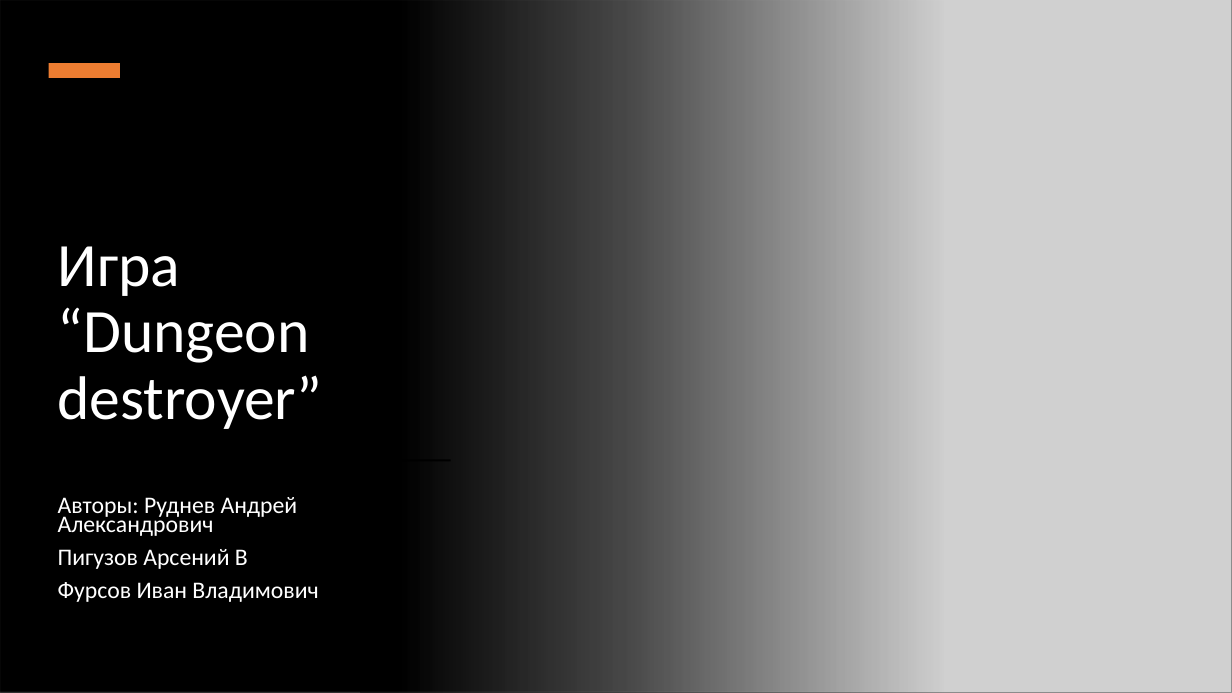
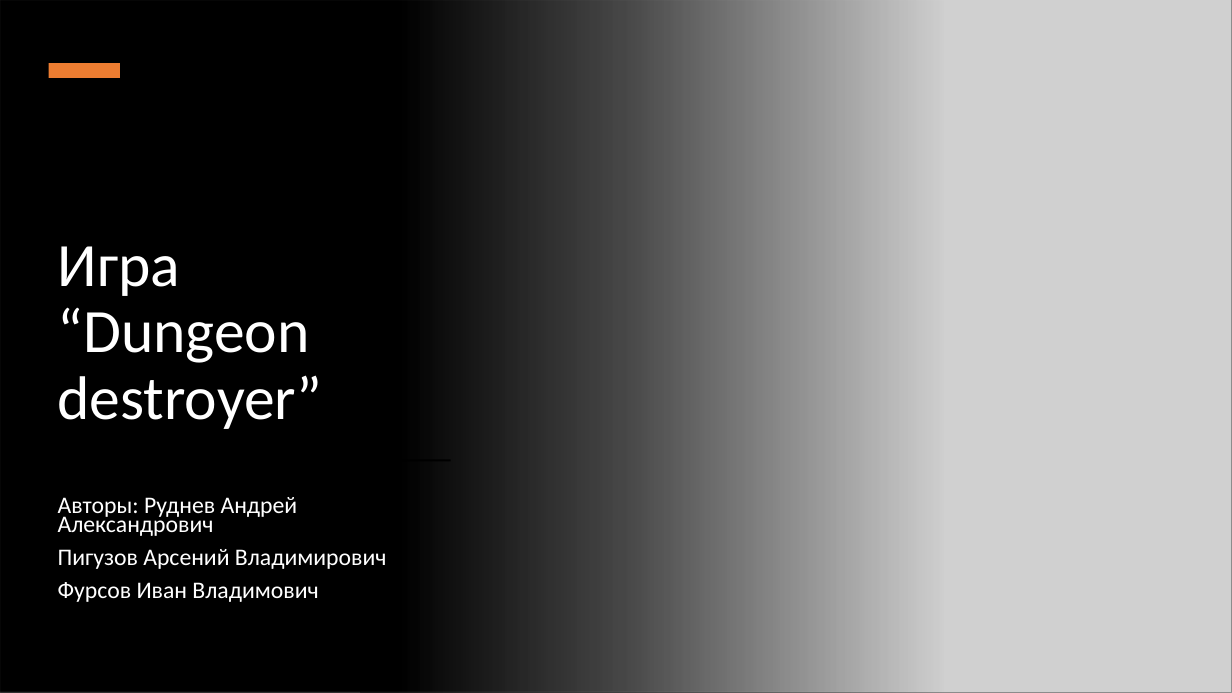
Before and after one commit to Tr1Ton4ik/Dungeon-Destroyer, a slide deck: slide 1 of presentation.pptx. Drawn at 1232x693 pixels with LibreOffice and Linux fonts; fonts in the diff are those of the drawing; grey boxes stand for pictures. Boxes give left, top, right and bottom in pixels: in the first picture for what was removed or moved away, otherwise in the second. Text is boxed around its words. In the diff, an @@ line names an element or a change of style, - is before the commit and + after.

```diff
--- a/presentation.pptx
+++ b/presentation.pptx
@@ subtitle at [58, 549, 387, 569]: text changed @@
-Пигузов Арсений В
+Пигузов Арсений Владимирович
```
Also in this commit, not shown: 1 other slide changed, 4 slides added, 1 other file.
